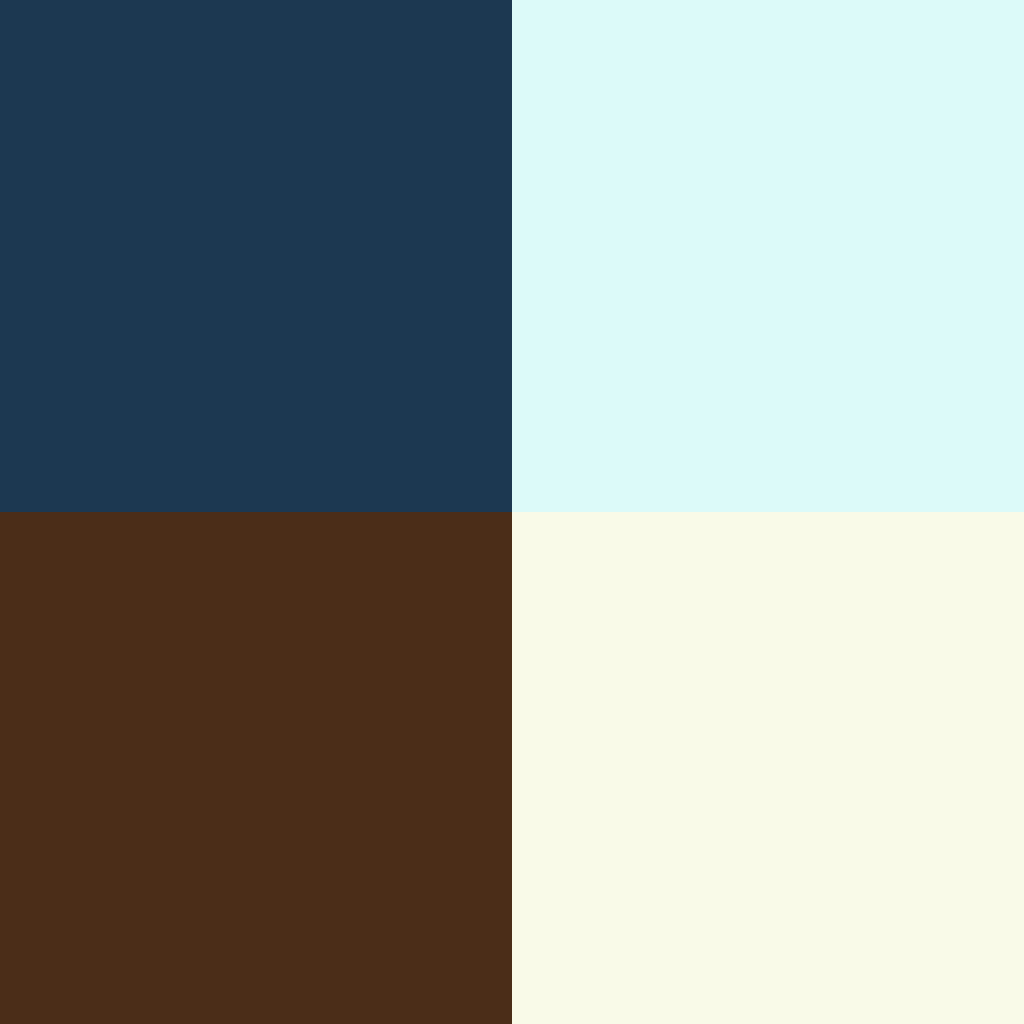
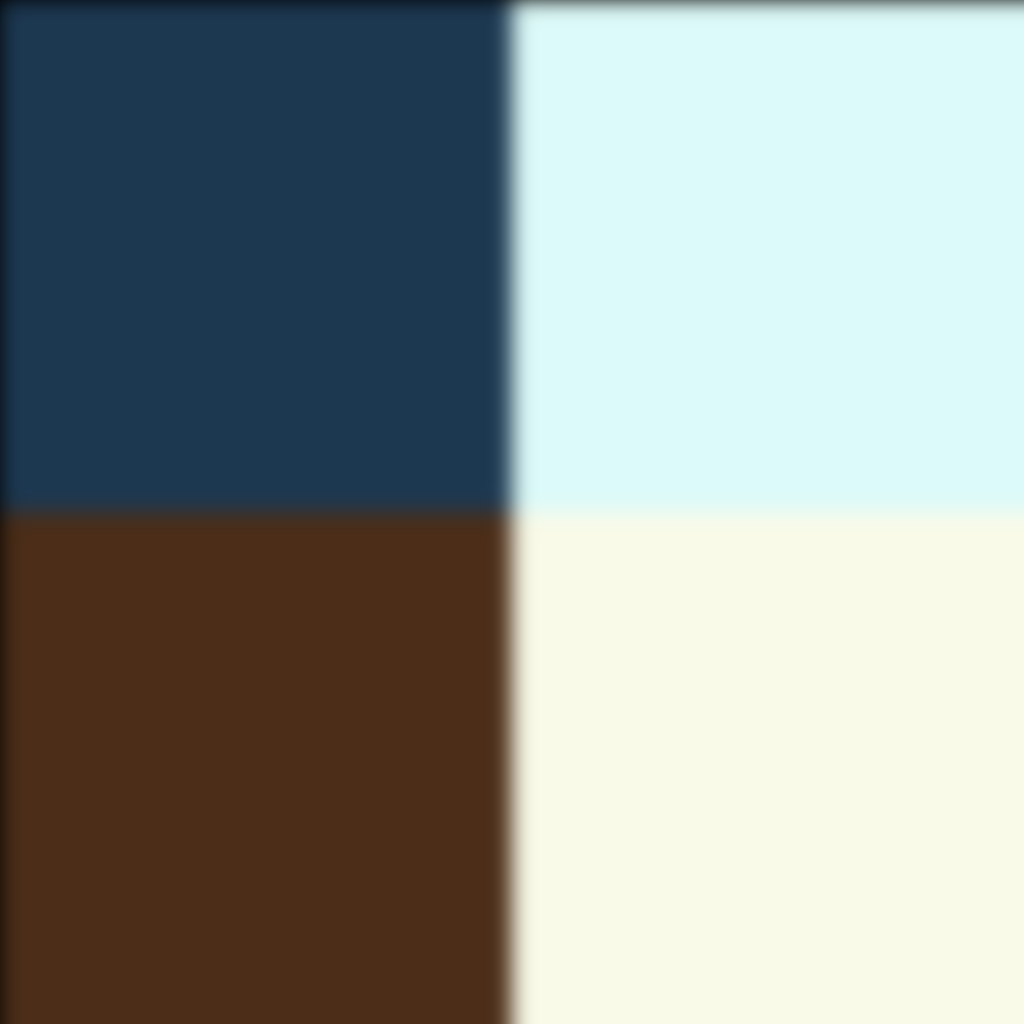
Layer changes from the first 1024x1024 image to the second:
added layer "图层 1 拷贝 5" above "图层 1 拷贝 2" over [0, 0, 1024, 1024]
